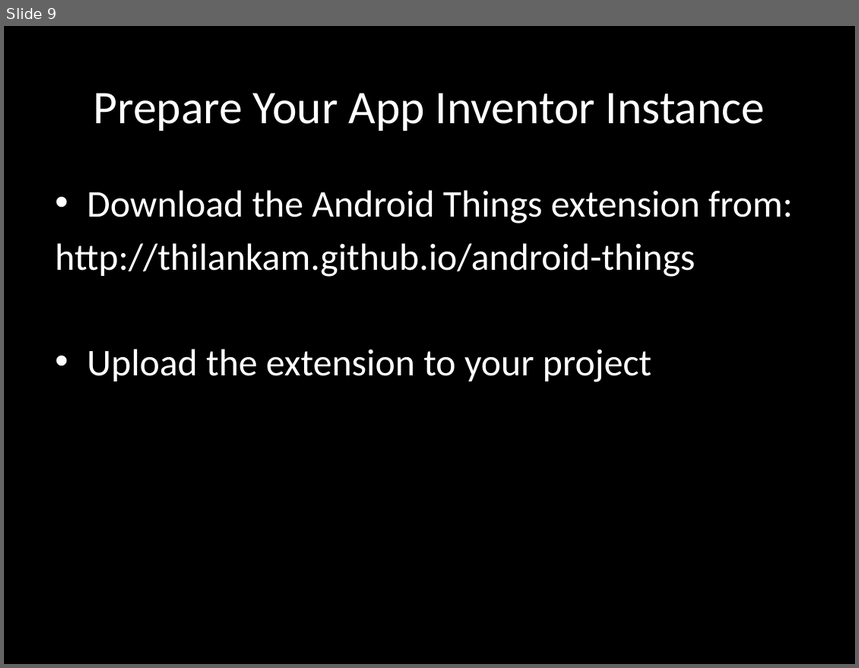
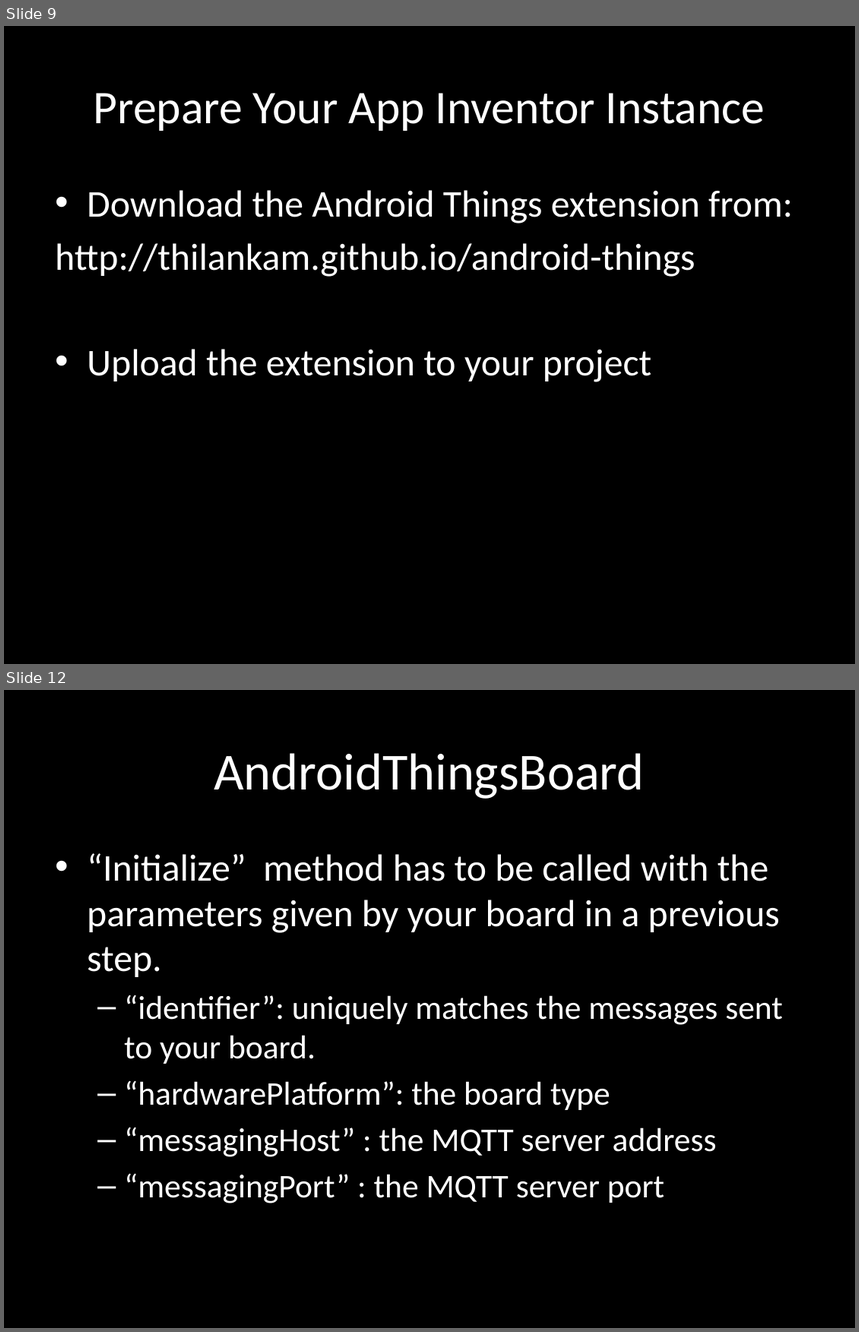
Before and after one commit to thilankam/thilankam.github.io, a slide deck: gsoc17/tutorial/Android_Things_GPIO_Output/movie_presentation.pptx. Shown one above the other, each under a label of ours: slide 9 before the commit, slides 9 and 12 after it; the slides between them are not shown. The pictures are 859x668 and 859x1332 pixels, drawn with LibreOffice and Linux fonts; fonts in the diff are those of the drawing. Boxes give left, top, right and bottom in pixels: in the first picture for what was removed or moved away, otherwise in the second. Text is boxed around its words. In the diff, an @@ line names an element or a change of style, - is before the commit and + after.

```diff
--- a/gsoc17/tutorial/Android_Things_GPIO_Output/movie_presentation.pptx
+++ b/gsoc17/tutorial/Android_Things_GPIO_Output/movie_presentation.pptx
@@ slide 12 added at (4,690,855,1328), background #000000 @@
@@ title added at (214,753,645,799), 44 pt, text #FFFFFF @@
+AndroidThingsBoard
@@ text added at (87,853,783,1204), 28 pt, text #FFFFFF @@
+• “Initialize” method has to be called with the parameters given by your board in a previous step.
+  – “identifier”: uniquely matches the messages sent to your board.
+  – “hardwarePlatform”: the board type
+  – “messagingHost” : the MQTT server address
+  – “messagingPort” : the MQTT server port
```
Also in this commit, not shown: 6 other slides added, 5 other files.
